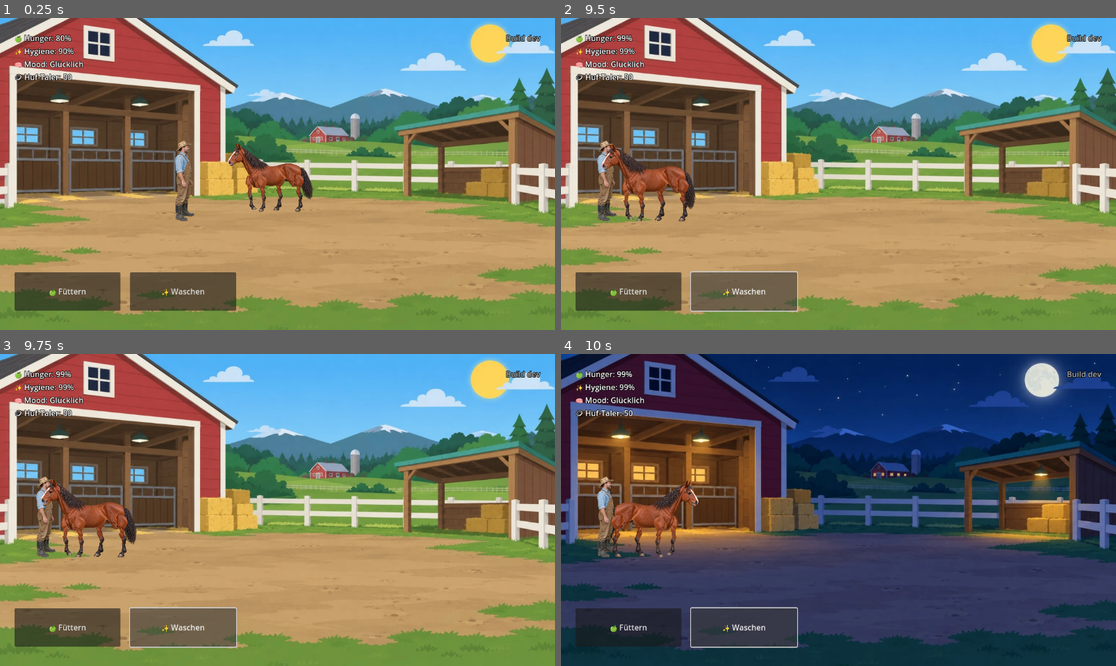
Above: before the commit, frames 1-4 (two rows, left to right).
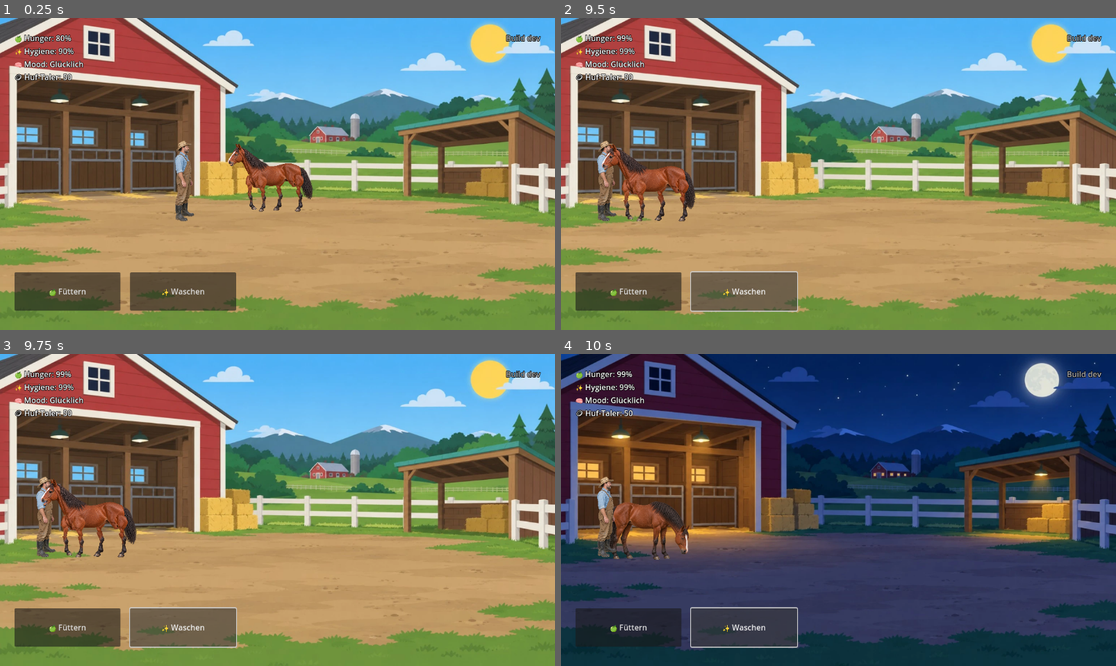
Above: after the commit, the same moments.

Repository: marceldubrig-hash/Pferd-und-Steve
Game: Godot game, scene res://scenes/main.tscn
Two runs of this game, one before a commit and one after it. Both use one fixed random seed, a clock stepped at 60 frames per second and the inputs below.
Inputs:
- Up to frame 1 (0.25 s): no input
- Up to frame 2 (9.5 s): click "🍏 Füttern" at 0.5 s; click "✨ Waschen" at 1.25 s; click "🍏 Füttern" at 2 s; click "✨ Waschen" at 2.75 s; click "🍏 Füttern" at 3.5 s; click "✨ Waschen" at 4.25 s
- Up to frame 3 (9.75 s): no input
- Up to frame 4 (10 s): no input

Frames 1-3 are identical in both runs. In frame 4, 1.4% of the frame differs, in the area x 8-25%, y 40-66%.

Commit message:
Situationsbedingte Schlaf-Posen für die Nacht (20:00-06:00)
- drei Posen: Dösen (normal), Liegend (müde), Flach (erschöpft/krank)
- Pose alle 5s neu nach health/fatigue; Schlaf erholt Müdigkeit (-8/min)
- Schlaf-Sprite in RigSpace (Perspektive/Spiegelung/Bodenanker geerbt)
- HUD zeigt 'Schläft'; 06:00 wacht der Hof auf

Diff:
--- a/scripts/horse_hud.gd
+++ b/scripts/horse_hud.gd
@@ -87,12 +87,15 @@
 	money_label.text = "🪙 Huf-Taler: %d" % HorseStats.money
 
 	var mood_text = "Glücklich"
-	match HorseStats.current_mood:
-		HorseStats.Mood.NEUTRAL: mood_text = "Geht so"
-		HorseStats.Mood.SAD: mood_text = "Deprimiert (Steve weint wieder)"
-		HorseStats.Mood.ANGRY: mood_text = "Wütend"
-		HorseStats.Mood.SCARED: mood_text = "Panisch (Waschbären-Sekte)"
-		HorseStats.Mood.CONFUSED: mood_text = "Verwirrt"
-		HorseStats.Mood.EXISTENTIAL_DREAD: mood_text = "Existenzielle Krise"
+	if HorseStats.is_sleeping:
+		mood_text = "Schläft"
+	else:
+		match HorseStats.current_mood:
+			HorseStats.Mood.NEUTRAL: mood_text = "Geht so"
+			HorseStats.Mood.SAD: mood_text = "Deprimiert (Steve weint wieder)"
+			HorseStats.Mood.ANGRY: mood_text = "Wütend"
+			HorseStats.Mood.SCARED: mood_text = "Panisch (Waschbären-Sekte)"
+			HorseStats.Mood.CONFUSED: mood_text = "Verwirrt"
+			HorseStats.Mood.EXISTENTIAL_DREAD: mood_text = "Existenzielle Krise"
 
 	mood_label.text = "🧠 Mood: %s" % mood_text
--- a/scripts/horse_stats.gd
+++ b/scripts/horse_stats.gd
@@ -8,6 +8,9 @@
 var fatigue: float = 10.0
 var health: float = 100.0
 var money: int = 50 # Huf-Taler für den späteren Shop
+
+# Der Hof schläft nachts (20:00-06:00, gesteuert von main.gd/DayNightManager).
+var is_sleeping: bool = false
 
 enum Mood { HAPPY, NEUTRAL, SAD, ANGRY, SCARED, CONFUSED, EXISTENTIAL_DREAD }
 var current_mood: Mood = Mood.HAPPY
@@ -28,8 +31,11 @@
 	# Hygiene sinkt langsam durch den Alltag auf der Farm
 	hygiene = maxf(0.0, hygiene - (1.0 / 60.0) * dt)
 
-	# Müdigkeit baut sich im Laufe des Tages auf
-	fatigue = minf(100.0, fatigue + (1.5 / 60.0) * dt)
+	# Müdigkeit baut sich im Laufe des Tages auf, Schlaf erholt spürbar
+	if is_sleeping:
+		fatigue = maxf(0.0, fatigue - (8.0 / 60.0) * dt)
+	else:
+		fatigue = minf(100.0, fatigue + (1.5 / 60.0) * dt)
 
 	# Gesundheit leidet massiv, wenn Werte in den Keller rasseln
 	var base_avg = (hunger + hygiene + (100.0 - fatigue)) / 3.0
--- a/scripts/main.gd
+++ b/scripts/main.gd
@@ -21,6 +21,24 @@
 const STEVE_X_MIN_RATIO := 0.08
 const STEVE_X_MAX_RATIO := 0.92
 const STEVE_VISIBLE_HALF_WIDTH_PX := 494.0
+
+# Schlaf-Posen fuer die Nacht (20:00-06:00 Uhr, gesteuert vom DayNightManager).
+# Die Pose wird situational gewaehlt: krank/erschoepft = flach, muede = liegend,
+# sonst = stehendes Dösen. Alle drei Quellen schauen nach RECHTS (Kanon), das
+# Spiegeln uebernimmt wie beim Rig der HorseVisual-Container.
+const HORSE_SLEEP_FLAT := "res://assets/horse/sleep/horse_sleep_flat_v01.png"
+const HORSE_SLEEP_LYING := "res://assets/horse/sleep/horse_sleep_lying_v01.png"
+const HORSE_SLEEP_DOZING := "res://assets/horse/sleep/horse_sleep_dozing_v01.png"
+const SLEEP_POSE_RECHECK_SECONDS := 5.0
+# Layout pro Pose im RigSpace: Skala + Sprite-Mitte, so kalibriert, dass der
+# Bodenkontakt der Textur exakt auf der Rig-Huflinie liegt und die Koerpermasse
+# an der Koerpermitte des stehenden Pferds bleibt (gleiches Tier, gleicher Platz).
+const SLEEP_FLAT_SCALE := 0.80
+const SLEEP_FLAT_POS := Vector2(-62.0, -148.0)
+const SLEEP_LYING_SCALE := 0.78
+const SLEEP_LYING_POS := Vector2(-113.0, -249.0)
+const SLEEP_DOZING_SCALE := 1.22
+const SLEEP_DOZING_POS := Vector2(-41.0, -375.0)
 
 # Perspective model:
 # A pinhole camera projects apparent size proportional to 1 / distance.
@@ -137,8 +155,19 @@
 @onready var walk_animation_player: AnimationPlayer = (
 	$HorseRoot/HorseVisual/RigSpace/HorseCutoutRig/WalkAnimationPlayer
 )
+@onready var rig_space: Node2D = $HorseRoot/HorseVisual/RigSpace
+@onready var cutout_rig: Node2D = $HorseRoot/HorseVisual/RigSpace/HorseCutoutRig
+# Autoload ueber Pfad statt globalem Namen, damit das Skript auch in
+# Standalone-Harness-Umgebungen ohne Autoload-Globals kompiliert.
+@onready var horse_stats: Node = get_node("/root/HorseStats")
 
 var is_night := false
+
+# Schlafzustand: Rig ausgeblendet, Schlaf-Sprite sichtbar, Wanderung eingefroren.
+var is_sleeping := false
+var sleep_sprite: Sprite2D = null
+var sleep_pose_current := ""
+var sleep_pose_recheck_remaining := 0.0
 
 # Persist movement in normalized screen/depth coordinates so resize/fold changes
 # do not destroy the world position.
@@ -157,6 +186,7 @@
 	get_viewport().size_changed.connect(_layout_scene)
 	_load_texture_if_available(background, FARM_DAY)
 	_spawn_steve()
+	_spawn_sleep_sprite()
 	_layout_scene()
 	_apply_perspective()
 
@@ -167,6 +197,13 @@
 
 func _process(delta: float) -> void:
 	_update_steve_dodge(delta)
+
+	if is_sleeping:
+		sleep_pose_recheck_remaining -= delta
+		if sleep_pose_recheck_remaining <= 0.0:
+			sleep_pose_recheck_remaining = SLEEP_POSE_RECHECK_SECONDS
+			_update_sleep_pose()
+		return
 
 	if wander_pause_remaining > 0.0:
 		wander_pause_remaining = maxf(wander_pause_remaining - delta, 0.0)
@@ -251,6 +288,66 @@
 		walk_animation_player.pause()
 
 
+func _spawn_sleep_sprite() -> void:
+	sleep_sprite = Sprite2D.new()
+	sleep_sprite.name = "HorseSleepSprite"
+	sleep_sprite.visible = false
+	rig_space.add_child(sleep_sprite)
+
+
+func _enter_sleep() -> void:
+	if is_sleeping:
+		return
+	is_sleeping = true
+	horse_stats.is_sleeping = true
+	_set_horse_walking(false)
+	cutout_rig.visible = false
+	sleep_pose_current = ""
+	_update_sleep_pose()
+	sleep_sprite.visible = true
+
+
+func _exit_sleep() -> void:
+	if not is_sleeping:
+		return
+	is_sleeping = false
+	horse_stats.is_sleeping = false
+	sleep_sprite.visible = false
+	cutout_rig.visible = true
+	# Kurz stehen bleiben und dann das normale Hof-Leben fortsetzen.
+	_begin_wander_pause()
+	_apply_perspective()
+
+
+func _update_sleep_pose() -> void:
+	# Situationsbedingte Pose: krank oder komplett erschoepft -> flach auf der
+	# Seite (Tiefschlaf), muede -> gestreckt liegend, sonst -> stehendes Dösen.
+	var pose := "dozing"
+	if horse_stats.health < 50.0 or horse_stats.fatigue >= 80.0:
+		pose = "flat"
+	elif horse_stats.fatigue >= 40.0:
+		pose = "lying"
+	if pose == sleep_pose_current:
+		return
+	sleep_pose_current = pose
+	match pose:
+		"flat":
+			_apply_sleep_pose(HORSE_SLEEP_FLAT, SLEEP_FLAT_SCALE, SLEEP_FLAT_POS)
+		"lying":
+			_apply_sleep_pose(HORSE_SLEEP_LYING, SLEEP_LYING_SCALE, SLEEP_LYING_POS)
+		_:
+			_apply_sleep_pose(HORSE_SLEEP_DOZING, SLEEP_DOZING_SCALE, SLEEP_DOZING_POS)
+
+
+func _apply_sleep_pose(texture_path: String, sprite_scale: float, sprite_pos: Vector2) -> void:
+	if ResourceLoader.exists(texture_path):
+		sleep_sprite.texture = load(texture_path)
+	else:
+		push_warning("Runtime-Asset fehlt: %s" % texture_path)
+	sleep_sprite.scale = Vector2.ONE * sprite_scale
+	sleep_sprite.position = sprite_pos
+
+
 func _load_texture_if_available(target: Sprite2D, path: String) -> void:
 	if ResourceLoader.exists(path):
 		target.texture = load(path)
@@ -262,12 +359,14 @@
 func show_day() -> void:
 	is_night = false
 	_load_texture_if_available(background, FARM_DAY)
+	_exit_sleep()
 	_layout_scene()
 
 
 func show_night() -> void:
 	is_night = true
 	_load_texture_if_available(background, FARM_NIGHT)
+	_enter_sleep()
 	_layout_scene()
 
 
Binary file added: assets/horse/sleep/horse_sleep_dozing_v01.png
Binary file added: assets/horse/sleep/horse_sleep_flat_v01.png
Binary file added: assets/horse/sleep/horse_sleep_lying_v01.png
Not shown, changed: docs/MASTER_SPEC.md
